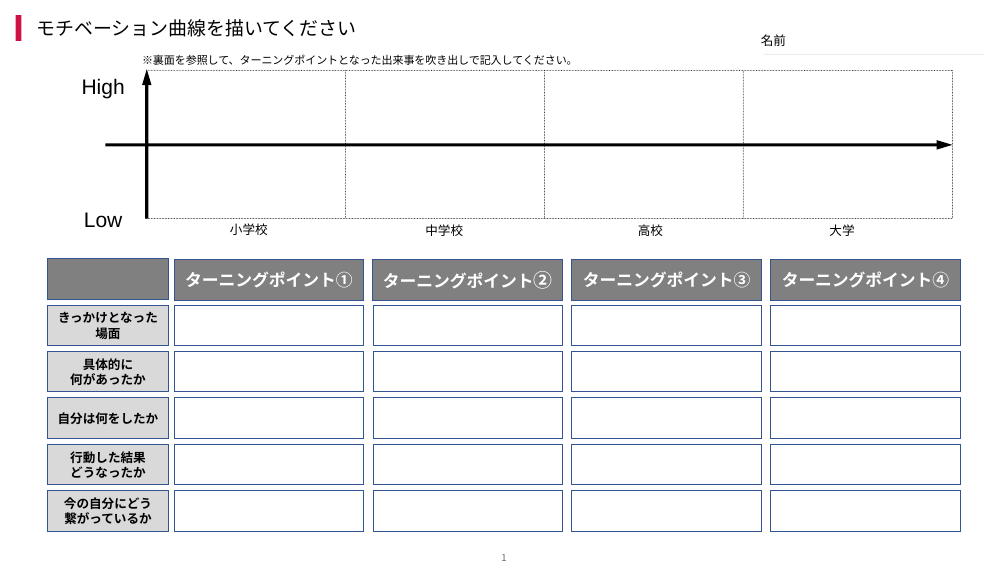
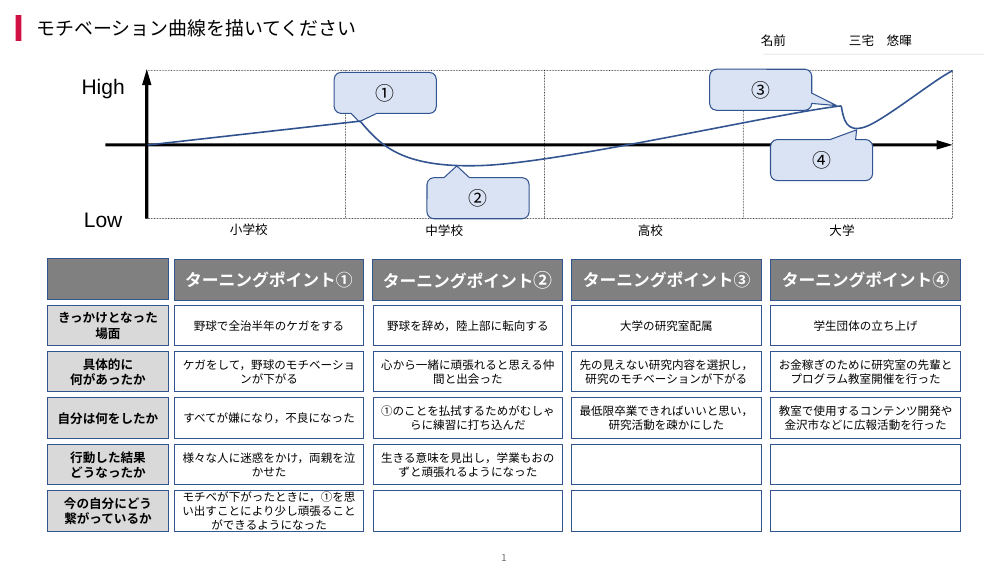
Before and after one commit to MiyakeYuuki/looking_for_work_2023, a slide deck: slide 1 of 12_ヒューマンインタラクティブテクノロジー/WorkSheet_モチベーション曲線_三宅悠暉(金沢大学大学院).pptx. Drawn at 1008x567 pixels with LibreOffice and Linux fonts; fonts in the diff are those of the drawing. Boxes give left, top, right and bottom in pixels: in the first picture for what was removed or moved away, otherwise in the second. Text is boxed around its words. In the diff, an @@ line names an element or a change of style, - is before the commit and + after.

```diff
--- a/12_ヒューマンインタラクティブテクノロジー/WorkSheet_モチベーション曲線_三宅悠暉(金沢大学大学院).pptx
+++ b/12_ヒューマンインタラクティブテクノロジー/WorkSheet_モチベーション曲線_三宅悠暉(金沢大学大学院).pptx
@@ text removed at box(142, 54, 578, 65) @@
-※裏面を参照して、ターニングポイントとなった出来事を吹き出しで記入してください。
@@ text at box(761, 34, 912, 46): text changed @@
-名前
+名前 三宅 悠暉
@@ rounded speech box added at box(334, 73, 436, 113), fill #DAE3F3, outline #325491 1 pt, 18 pt, text #000000 @@
+①
@@ rounded speech box added at box(710, 70, 812, 110), fill #DAE3F3, outline #325491 1 pt, 18 pt, text #000000 @@
+③
@@ freeform shape added at box(842, 71, 953, 129), outline #325491 1.5 pt @@
@@ freeform shape added at box(360, 106, 841, 166), outline #325491 1.5 pt @@
@@ line added from (147, 145) to (360, 121), #2F528F 1.5 pt @@
@@ rounded speech box added at box(771, 140, 873, 181), fill #DAE3F3, outline #325491 1 pt, 18 pt, text #000000 @@
+④
@@ rounded speech box added at box(427, 178, 529, 219), fill #DAE3F3, outline #325491 1 pt, 18 pt, text #000000 @@
+②
@@ text in rectangle at box(194, 320, 344, 331): text added @@
+野球で全治半年のケガをする
@@ text in rectangle at box(387, 320, 548, 331): text added @@
+野球を辞め，陸上部に転向する
@@ text in rectangle at box(620, 320, 713, 331): text added @@
+大学の研究室配属
@@ text in rectangle at box(814, 320, 918, 331): text added @@
+学生団体の立ち上げ
@@ text in rectangle at box(183, 359, 355, 384): text added @@
+ケガをして，野球のモチベーションが下がる
@@ text in rectangle at box(381, 359, 554, 384): text added @@
+心から一緒に頑張れると思える仲間と出会った
@@ text in rectangle at box(580, 359, 754, 384): text added @@
+先の見えない研究内容を選択し，研究のモチベーションが下がる
@@ text in rectangle at box(779, 359, 953, 384): text added @@
+お金稼ぎのために研究室の先輩とプログラム教室開催を行った
@@ text in rectangle at box(183, 412, 355, 423): text added @@
+すべてが嫌になり，不良になった
@@ text in rectangle at box(374, 398, 563, 438): text added @@
+①のことを払拭するためがむしゃらに練習に打ち込んだ
@@ text in rectangle at box(580, 405, 754, 430): text added @@
+最低限卒業できればいいと思い，研究活動を疎かにした
@@ text in rectangle at box(779, 405, 953, 430): text added @@
+教室で使用するコンテンツ開発や金沢市などに広報活動を行った
@@ text in rectangle at box(183, 452, 356, 477): text added @@
+様々な人に迷惑をかけ，両親を泣かせた
@@ text in rectangle at box(381, 452, 554, 477): text added @@
+生きる意味を見出し，学業もおのずと頑張れるようになった
@@ text in rectangle at box(183, 490, 356, 502): text added @@
+モチベが下がったときに，①を思い出すことにより少し頑張ることができるようになった
```
Also in this commit, not shown: 3 other files.
